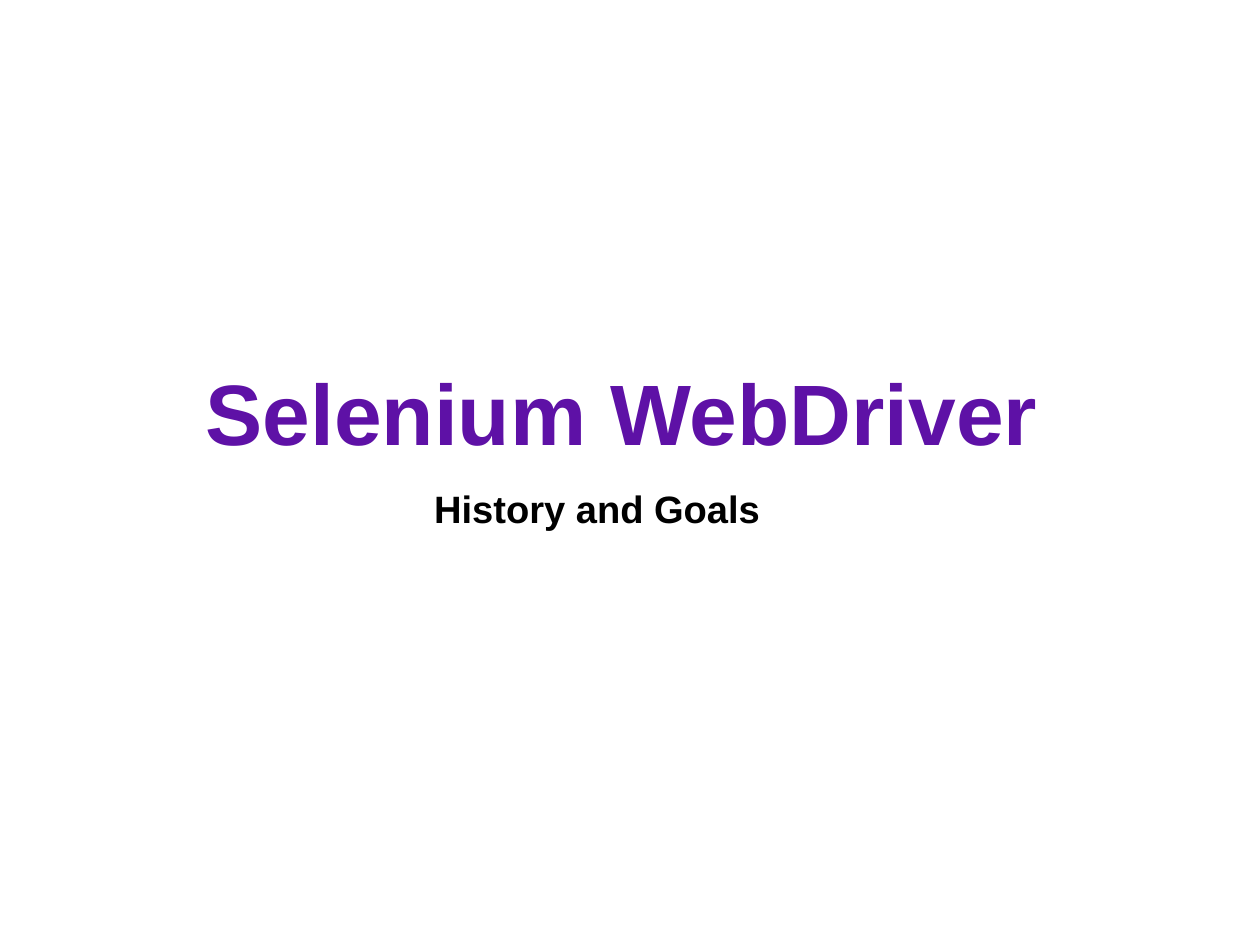
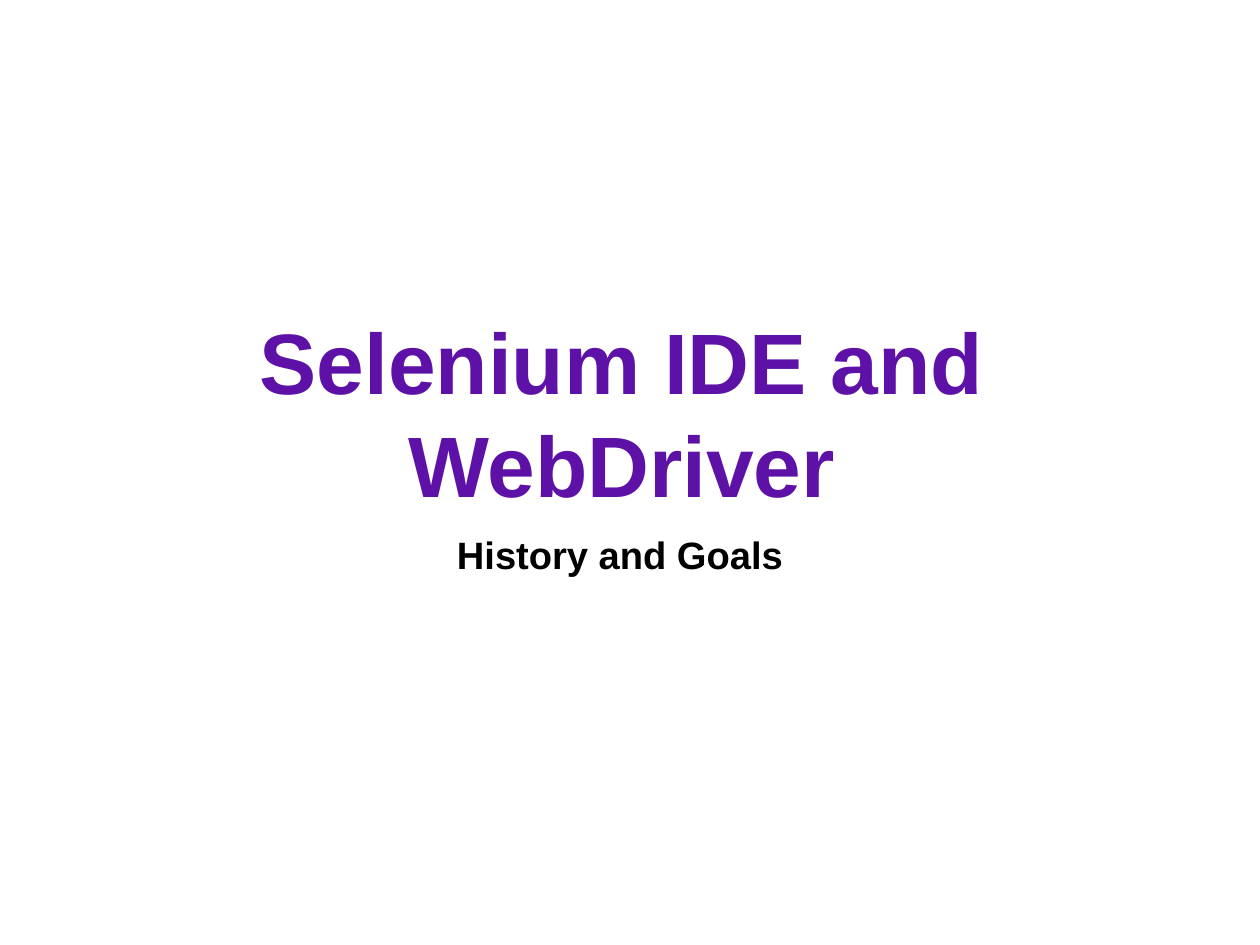
Before and after one commit to kamillacrozara/selenium_presentation, a slide deck: slide 3 of presentation/selenium_webdriver.odp. Drawn at 1260x945 pixels with LibreOffice and Linux fonts; fonts in the diff are those of the drawing. Boxes give left, top, right and bottom in pixels: in the first picture for what was removed or moved away, otherwise in the second. Text is boxed around its words. In the diff, an @@ line names an element or a change of style, - is before the commit and + after.

```diff
--- a/presentation/selenium_webdriver.odp
+++ b/presentation/selenium_webdriver.odp
@@ title at (260,332,983,498): text changed @@
-Selenium WebDriver
+Selenium IDE and WebDriver
@@ text "History and Goals": place and size @@
-text "History and Goals" at (434,495,760,531)
+text "History and Goals" at (457,541,783,577)
```
Also in this commit, not shown: 1 other slide changed, 1 other file.
